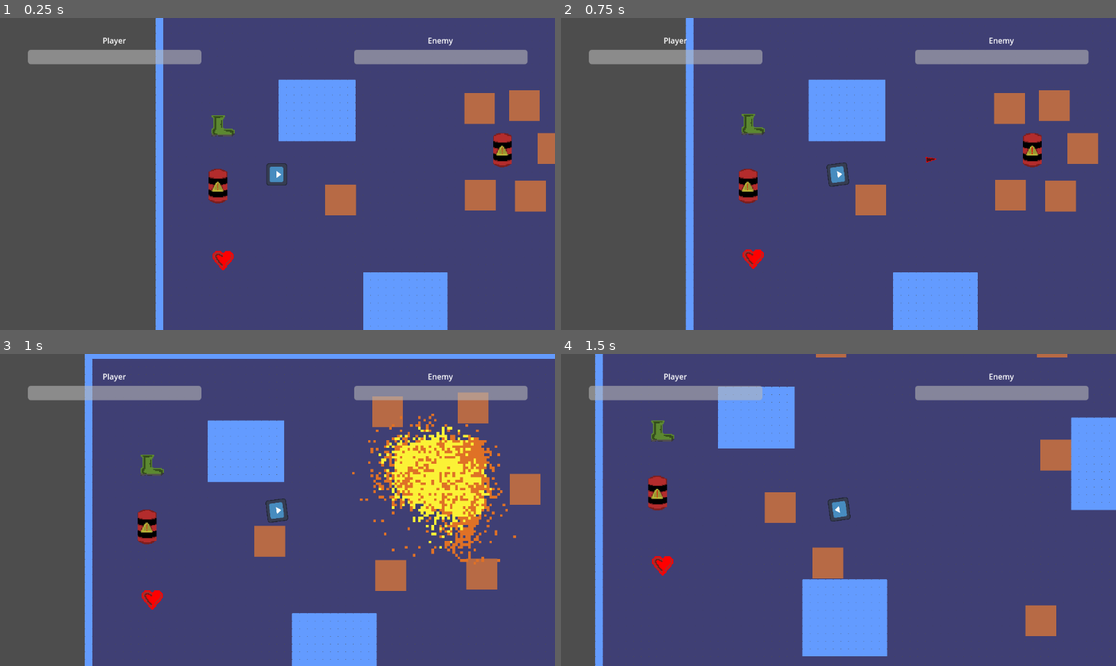
Above: before the commit, frames 1-4 (two rows, left to right).
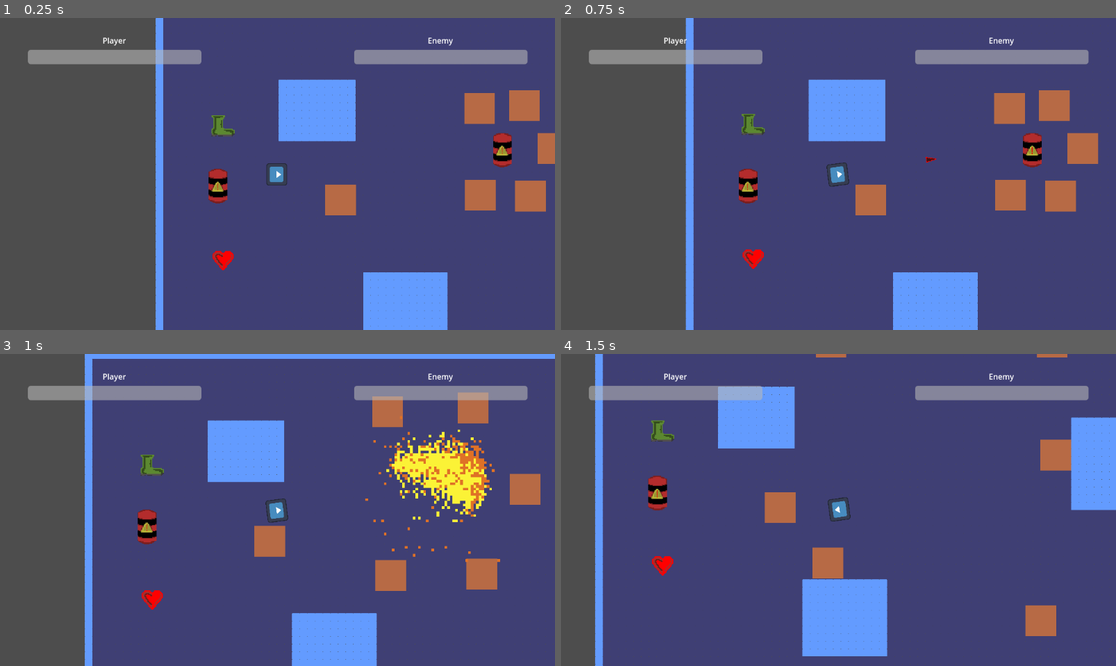
Above: after the commit, the same moments.

Repository: Gorgun-North/project-x
Game: Godot game, scene res://scenes/level_scenes/root.tscn
Same seed, same stepped clock (60 frames per second), same inputs: the game is played once before the commit and once after it. The engine's default icon, where the game draws it, is replaced by a stand-in: a white triangle on a blue panel in a dark square.
Inputs (mouse positions are in pixels of both pictures, inside the frame that each line leads up to):
- Up to frame 1 (0.25 s): no input
- Up to frame 2 (0.75 s): move the mouse to (960, 158) at 0.52 s; hold D (WASD_RIGHT) from 0.53 s (still down); click (960, 158) at 0.6 s
- Up to frame 3 (1 s): keep holding D (WASD_RIGHT)
- Up to frame 4 (1.5 s): move the mouse to (727, 525) at 1.27 s; release D (WASD_RIGHT) at 1.28 s; hold S (WASD_DOWN) from 1.28 s (still down); tap Space (SPACEBAR) at 1.35 s

Frames 1-2 are identical in both runs. In frame 3, 3.5% of the frame differs, in the area x 63-93%, y 19-68%; in frame 4, nothing differs.

Commit message:
fixed explosion animation

Diff:
--- a/scenes/object_scenes/exploding_barrel.tscn
+++ b/scenes/object_scenes/exploding_barrel.tscn
@@ -7,46 +7,6 @@
 
 [sub_resource type="CircleShape2D" id="CircleShape2D_ukqj3"]
 radius = 338.0
-
-[sub_resource type="Animation" id="Animation_s5uuy"]
-resource_name = "explode"
-length = 0.4
-tracks/0/type = "value"
-tracks/0/imported = false
-tracks/0/enabled = true
-tracks/0/path = NodePath("explosion_radius/Sprite2D:visible")
-tracks/0/interp = 1
-tracks/0/loop_wrap = true
-tracks/0/keys = {
-"times": PackedFloat32Array(0, 0.4),
-"transitions": PackedFloat32Array(1, 1),
-"update": 1,
-"values": [true, false]
-}
-tracks/1/type = "value"
-tracks/1/imported = false
-tracks/1/enabled = true
-tracks/1/path = NodePath("explosion_radius/Sprite2D:frame")
-tracks/1/interp = 1
-tracks/1/loop_wrap = true
-tracks/1/keys = {
-"times": PackedFloat32Array(0, 0.1, 0.2, 0.3),
-"transitions": PackedFloat32Array(1, 1, 1, 1),
-"update": 1,
-"values": [1, 2, 3, 4]
-}
-tracks/2/type = "value"
-tracks/2/imported = false
-tracks/2/enabled = true
-tracks/2/path = NodePath("explosion_radius/CollisionShape2D:disabled")
-tracks/2/interp = 1
-tracks/2/loop_wrap = true
-tracks/2/keys = {
-"times": PackedFloat32Array(0),
-"transitions": PackedFloat32Array(1),
-"update": 1,
-"values": [true]
-}
 
 [sub_resource type="Animation" id="Animation_050fe"]
 length = 0.001
@@ -85,6 +45,46 @@
 "transitions": PackedFloat32Array(1),
 "update": 1,
 "values": [false]
+}
+
+[sub_resource type="Animation" id="Animation_s5uuy"]
+resource_name = "explode"
+length = 0.4
+tracks/0/type = "value"
+tracks/0/imported = false
+tracks/0/enabled = true
+tracks/0/path = NodePath("explosion_radius/Sprite2D:visible")
+tracks/0/interp = 1
+tracks/0/loop_wrap = true
+tracks/0/keys = {
+"times": PackedFloat32Array(0, 0.4),
+"transitions": PackedFloat32Array(1, 1),
+"update": 1,
+"values": [true, false]
+}
+tracks/1/type = "value"
+tracks/1/imported = false
+tracks/1/enabled = true
+tracks/1/path = NodePath("explosion_radius/Sprite2D:frame")
+tracks/1/interp = 1
+tracks/1/loop_wrap = true
+tracks/1/keys = {
+"times": PackedFloat32Array(0, 0.1, 0.2, 0.3),
+"transitions": PackedFloat32Array(1, 1, 1, 1),
+"update": 1,
+"values": [4, 3, 2, 1]
+}
+tracks/2/type = "value"
+tracks/2/imported = false
+tracks/2/enabled = true
+tracks/2/path = NodePath("explosion_radius/CollisionShape2D:disabled")
+tracks/2/interp = 1
+tracks/2/loop_wrap = true
+tracks/2/keys = {
+"times": PackedFloat32Array(0),
+"transitions": PackedFloat32Array(1),
+"update": 1,
+"values": [true]
 }
 
 [sub_resource type="AnimationLibrary" id="AnimationLibrary_bjpky"]
